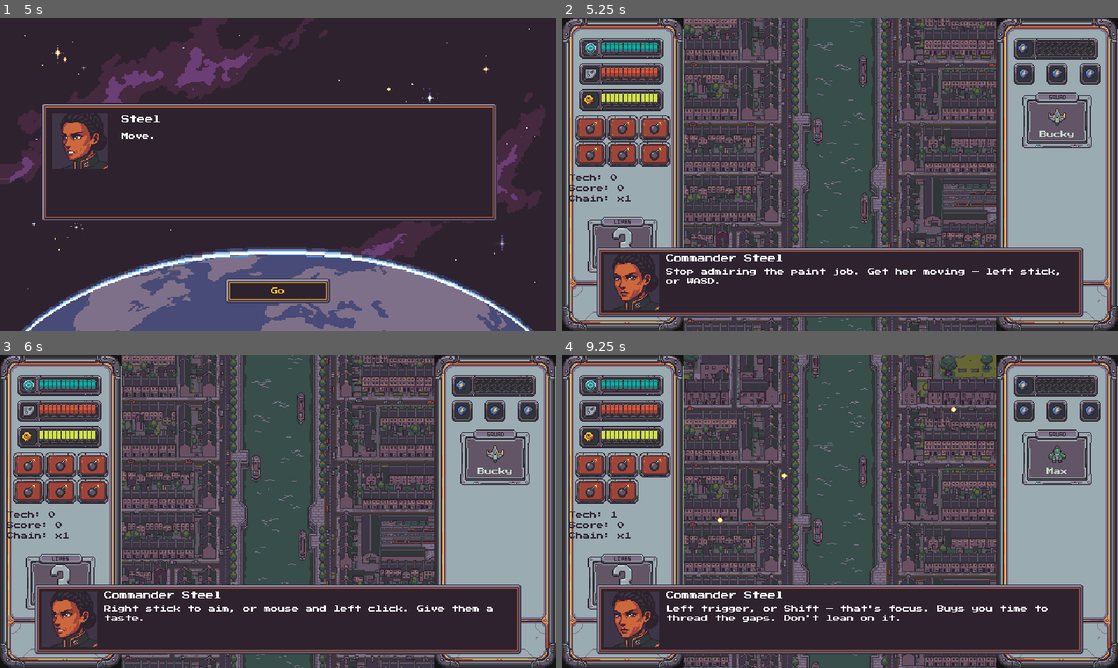
Above: before the commit, frames 1-4 (two rows, left to right).
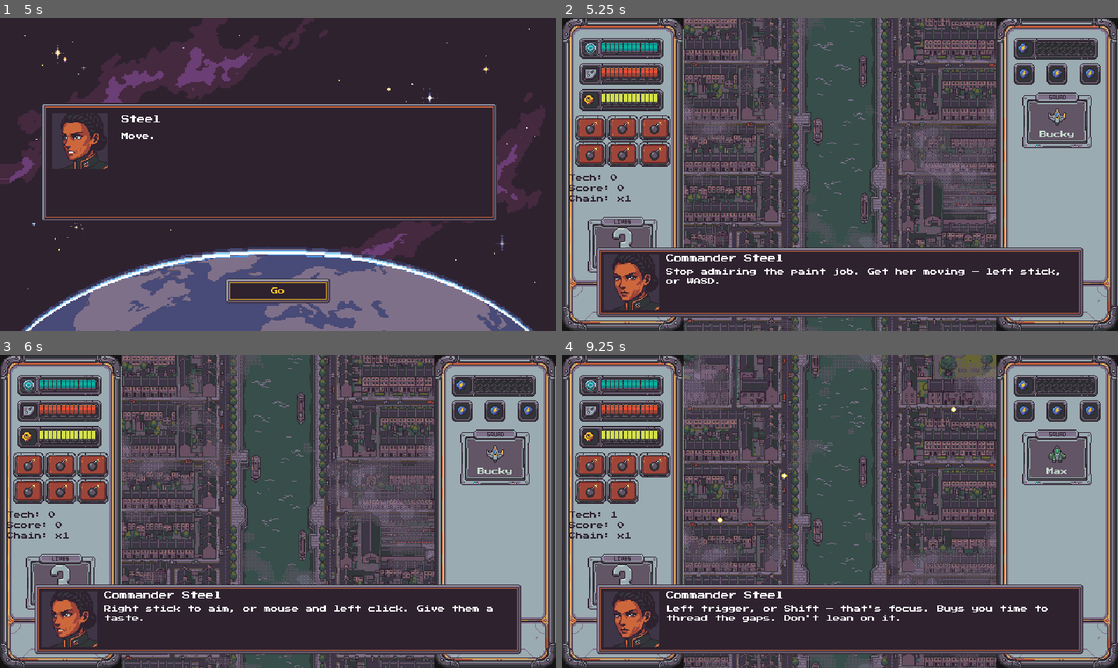
Above: after the commit, the same moments.

Repository: Funfetsunk/terra-intercept
Game: Godot game, scene res://scenes/menus/title_screen.tscn
Same seed, same stepped clock (60 frames per second), same inputs: the game is played once before the commit and once after it.
Inputs (mouse positions are in pixels of both pictures, inside the frame that each line leads up to):
- Up to frame 1 (5 s): click "Start" at 0.5 s; click "Create" at 1.25 s; click (116, 199) at 2 s; click "London (Available)" at 2.75 s; click "Continue" at 3.5 s; click "Continue" at 4.25 s
- Up to frame 2 (5.25 s): click "Go" at 5 s
- Up to frame 3 (6 s): tap Enter (ui_accept) at 5.75 s; move the mouse to (400, 495) at 5.77 s; hold D (p1_move_right) from 5.78 s (still down); click (400, 495) at 5.85 s
- Up to frame 4 (9.25 s): tap Enter (ui_accept) at 6.02, 6.5, 7.25, 9.02 s; release D (p1_move_right) at 6.5 s; drag from (728, 527) to (945, 614) at 6.52 s; move the mouse to (895, 442) at 7.27 s; hold D (p1_move_right) 7.28-8 s; hold Space (p1_ordnance) 7.28-8 s; drag from (812, 574) to (979, 570) at 8.02 s; move the mouse to (1006, 558) at 8.77 s; hold A (p1_move_left) from 8.78 s (still down); tap E (p1_squad_next) at 8.85 s

Frame 1 is identical in both runs. In frame 2, 2.6% of the frame differs, in the area x 21-79%, y 0-100%; in frame 3, 3.2%; in frame 4, 3.2%.

Commit message:
Add a drifting smoke layer over London and pixel-snap scrolling
London's near layer is back on, with a procedurally drawn, seamlessly
tiling 360x360 smoke layer. It's dithered palette haze (625565/7f708a)
covering about 8% of the screen, scrolling at 1.4x the ground for
parallax. It stays under all gameplay.

BackgroundLayer now keeps exact scroll offsets and places panels on
whole pixels, so pixel art and dither patterns never sit between pixels
and shimmer.

Co-Authored-By: Claude Opus 5.5 <noreply@anthropic.com>
Claude-Session: https://claude.ai/code/session_01H357k7vYWoZ8XVmx2UrTn5

Diff:
--- a/scenes/levels/background_layer.gd
+++ b/scenes/levels/background_layer.gd
@@ -11,6 +11,9 @@
 @export var panel_b_texture: Texture2D
 
 var base_speed: float = 0.0
+# Exact scroll offsets; panels are drawn at these rounded to whole pixels so
+# pixel art (and dithered layers) never sit between pixels and shimmer.
+var _offsets: PackedFloat32Array = PackedFloat32Array([0.0, -360.0])
 
 @onready var _panels: Array[Control] = [$PanelA, $PanelB]
 
@@ -19,12 +22,15 @@
 		($PanelA as TextureRect).texture = panel_a_texture
 	if panel_b_texture != null:
 		($PanelB as TextureRect).texture = panel_b_texture
+	_offsets[0] = $PanelA.position.y
+	_offsets[1] = $PanelB.position.y
 	$PanelA.modulate = panel_a_color
 	$PanelB.modulate = panel_b_color
 
 func _physics_process(delta: float) -> void:
 	var speed: float = base_speed * scroll_speed_multiplier
-	for panel: Control in _panels:
-		panel.position.y += speed * delta
-		if panel.position.y >= panel_height:
-			panel.position.y -= panel_height * 2.0
+	for i in range(_panels.size()):
+		_offsets[i] += speed * delta
+		if _offsets[i] >= panel_height:
+			_offsets[i] -= panel_height * 2.0
+		_panels[i].position.y = roundf(_offsets[i])
--- a/scenes/levels/london.tscn
+++ b/scenes/levels/london.tscn
@@ -9,6 +9,7 @@
 [ext_resource type="Texture2D" uid="uid://ddx3bxd7njgm0" path="res://art/sprites/backgrounds/london/thames_a.png" id="10_tl1kh"]
 [ext_resource type="Texture2D" uid="uid://dc3obnleji5nc" path="res://art/sprites/backgrounds/london/thames_b.png" id="11_g5f8b"]
 [ext_resource type="Resource" uid="uid://c2wfa0cb0tqh" path="res://data/missions/london_mission.tres" id="11_vng0p"]
+[ext_resource type="Texture2D" uid="uid://dvhhaaltk6dka" path="res://art/sprites/backgrounds/london/smoke.png" id="12_g5f8b"]
 [ext_resource type="PackedScene" uid="uid://ort4tmjdo7j" path="res://scenes/levels/background_layer.tscn" id="12_gk56g"]
 [ext_resource type="Script" uid="uid://bgoiagdeo8ki4" path="res://scripts/systems/enemy_spawner.gd" id="14_08gnv"]
 [ext_resource type="Script" uid="uid://b1vqxoh2qfcwi" path="res://scripts/systems/dialogue_controller.gd" id="15_hpj1l"]
@@ -46,7 +47,10 @@
 panel_b_texture = ExtResource("11_g5f8b")
 
 [node name="NearLayer" parent="PlayfieldRoot/Background" unique_id=899699578 instance=ExtResource("12_gk56g")]
-visible = false
+scroll_speed_multiplier = 1.4
+panel_b_color = Color(1, 1, 1, 1)
+panel_a_texture = ExtResource("12_g5f8b")
+panel_b_texture = ExtResource("12_g5f8b")
 
 [node name="EnemySpawner" type="Node" parent="PlayfieldRoot" unique_id=1415624087]
 script = ExtResource("14_08gnv")
Binary file added: art/sprites/backgrounds/london/smoke.png
Not shown, added: art/sprites/backgrounds/london/smoke.png.import
